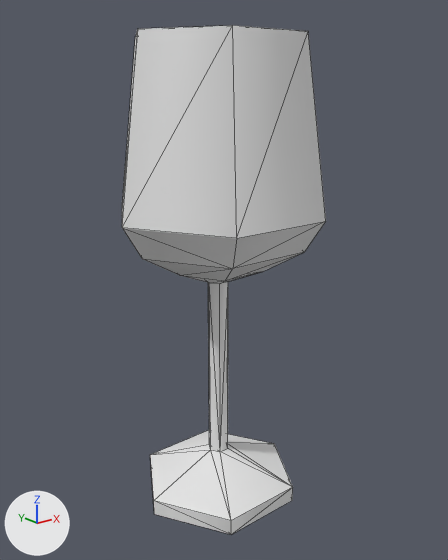
The FBX model Assets/Resources/Models/Props/glass_wine.fbx: old version first, new version second.
Camera for both pictures: a 50 mm lens placed at (-0.786, -1.003, 0.906), pointed at (0.011, -0.006, 0.507). Lighting does not change. The marker at lower left points along +X, +Y and +Z. The picture after the commit comes second. Mesh edges are drawn as thin lines. Where no turn or scale is listed for an object, it has been applied to the vertices. Vertices at exactly the same position are counted once.

The older version as bpy lines, for what is in view:
```python
me_glass_wine = bpy.data.meshes.new('glass-wine')
me_glass_wine.from_pydata(...)  # 60 vertices, 120 faces; spans x -0.227..0.227, y -0.197..0.197, z 0.0..1.0
ob_glass_wine = bpy.data.objects.new('glass-wine', me_glass_wine)
ob_glass_wine.location = (0.0, 0.0, 0.0)
```
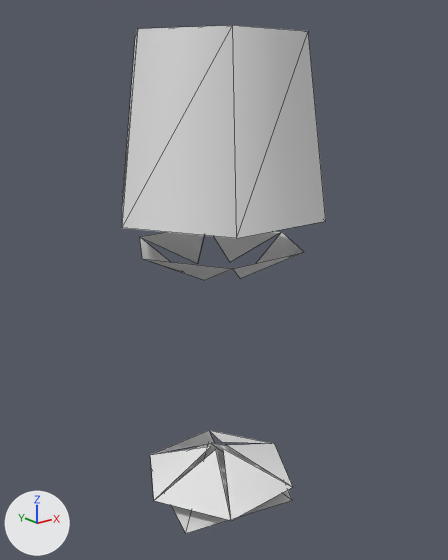
Edits to the scene script, one JSON object a line:
```json
{"block": "me_glass_wine", "where": "# used by ob_glass_wine; location = (0.0, 0.0, 0.0)"}
{"op": "remove", "block": "me_glass_wine", "code": "me_glass_wine.from_pydata(...)  # 60 vertices, 120 faces; spans x -0.227..0.227, y -0.197..0.197, z 0.0..1.0"}
{"op": "add", "block": "me_glass_wine", "code": "me_glass_wine.from_pydata(...)  # 123 vertices, 43 faces; spans x -0.227..0.227, y -0.197..0.197, z 0.0..1.0"}
{"block": "me_glass_wine", "change": "me_glass_wine part 1"}
{"block": "me_glass_wine", "change": "20 vertices are removed from x -0.181..0.1, y -0.158..0.087, z 0.0..0.537"}
{"block": "me_glass_wine", "change": "83 faces are deleted"}
{"block": "me_glass_wine", "change": "77 vertices are added at x -0.206..0.206, y -0.179..0.179, z 0.0..0.653"}
{"block": "me_glass_wine", "change": "18 new faces join them"}
{"block": "me_glass_wine", "change": "other edits to the shape of me_glass_wine do not show in these pictures"}
```

Changed parts and their boxes (x1, y1, x2, y2) in the pictures (448 x 560 px):
```json
{"object": "glass-wine", "change": "reshaped", "before": [122, 25, 326, 534], "after": [122, 25, 326, 533]}
{"part": 1, "of": "me_glass_wine", "change": "cut back", "before": [122, 221, 326, 534], "after": [140, 231, 304, 533]}
```
